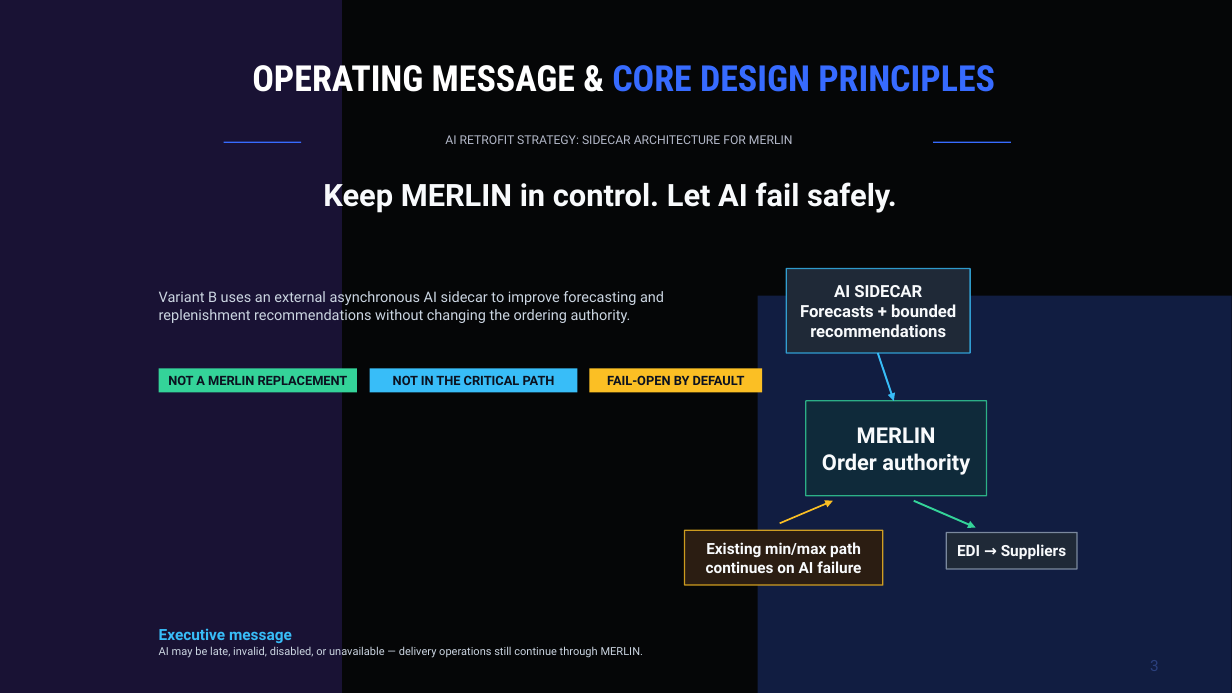
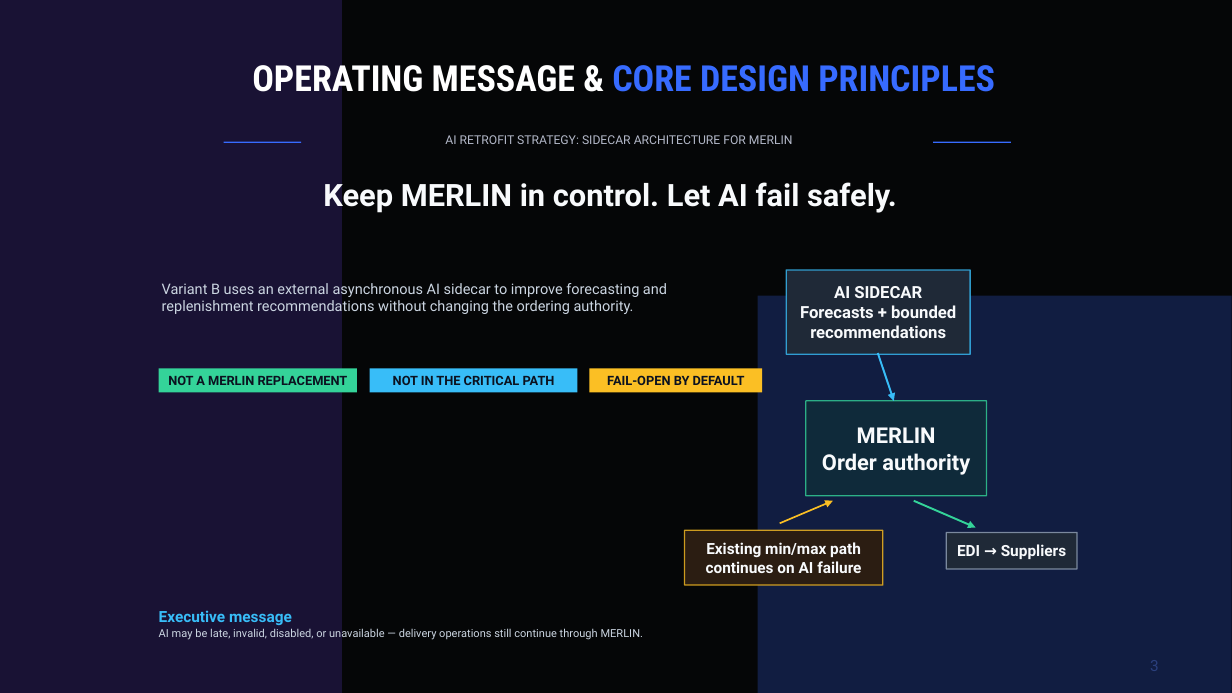
Before and after one commit to dtahoa/ai-architect-program-workshop, a slide deck: slide 3 of output/slides/group4_workshop1_ai-retrofit-architecture.pptx. Drawn at 1232x693 pixels with LibreOffice and Linux fonts; fonts in the diff are those of the drawing. Boxes give left, top, right and bottom in pixels: in the first picture for what was removed or moved away, otherwise in the second. Text is boxed around its words. In the diff, an @@ line names an element or a change of style, - is before the commit and + after.

```diff
--- a/output/slides/group4_workshop1_ai-retrofit-architecture.pptx
+++ b/output/slides/group4_workshop1_ai-retrofit-architecture.pptx
@@ text "Variant B uses an external ...": place and size @@
-text "Variant B uses an external ..." at box(159, 289, 664, 324)
+text "Variant B uses an external ..." at box(162, 280, 667, 316)
@@ text "Executive message": place and size @@
-text "Executive message" at box(159, 628, 292, 643)
+text "Executive message" at box(159, 610, 292, 625)
@@ text "AI may be late, invalid, ...": place and size @@
-text "AI may be late, invalid, ..." at box(159, 646, 643, 658)
+text "AI may be late, invalid, ..." at box(159, 628, 643, 640)
```
Also in this commit, not shown: 1 other slide changed.
